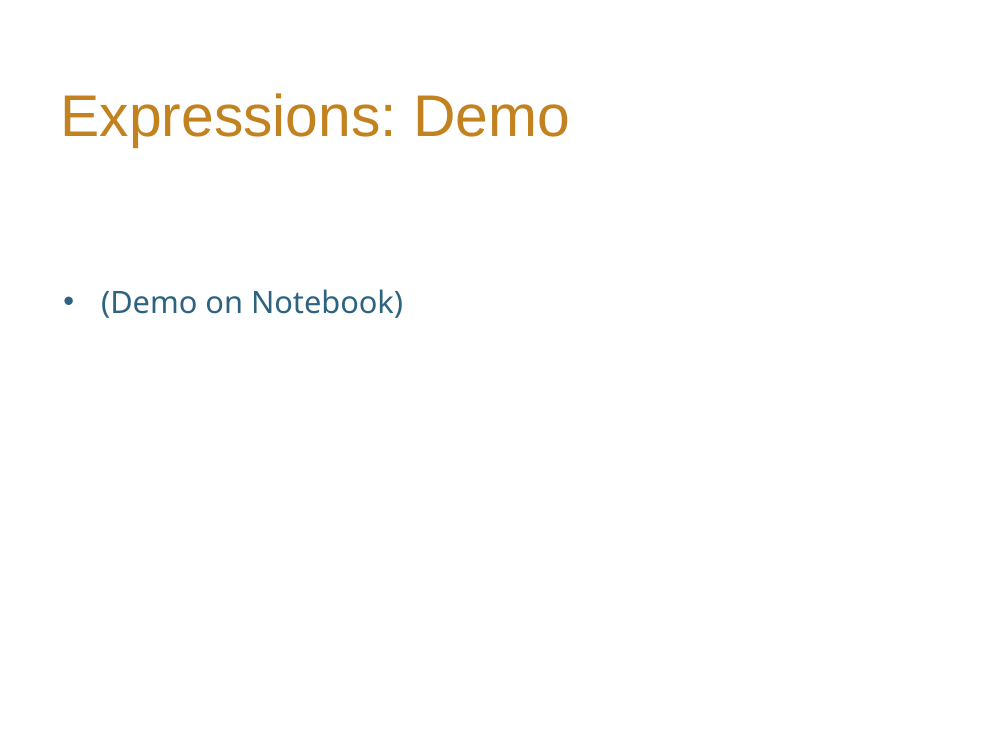
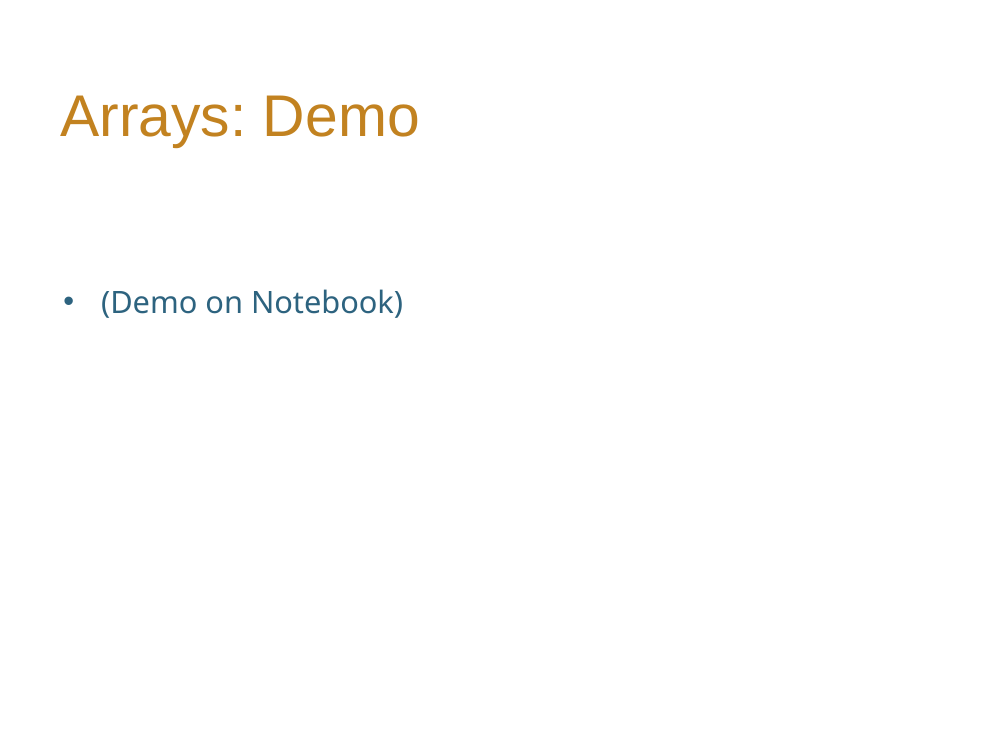
Before and after one commit to hLuo27/teaching, a slide deck: slide 6 of data8/slides/lab3.pptx. Drawn at 1008x756 pixels with LibreOffice and Linux fonts; fonts in the diff are those of the drawing; background and template pictures are left out. Boxes give left, top, right and bottom in pixels: in the first picture for what was removed or moved away, otherwise in the second. Text is boxed around its words. In the diff, an @@ line names an element or a change of style, - is before the commit and + after.

```diff
--- a/data8/slides/lab3.pptx
+++ b/data8/slides/lab3.pptx
@@ title at (x1=60, y1=95, x2=420, y2=147): text changed @@
-Expressions: Demo
+Arrays: Demo
```
Also in this commit, not shown: 2 other slides changed, 7 slides added, 5 slides removed, 9 other files.
